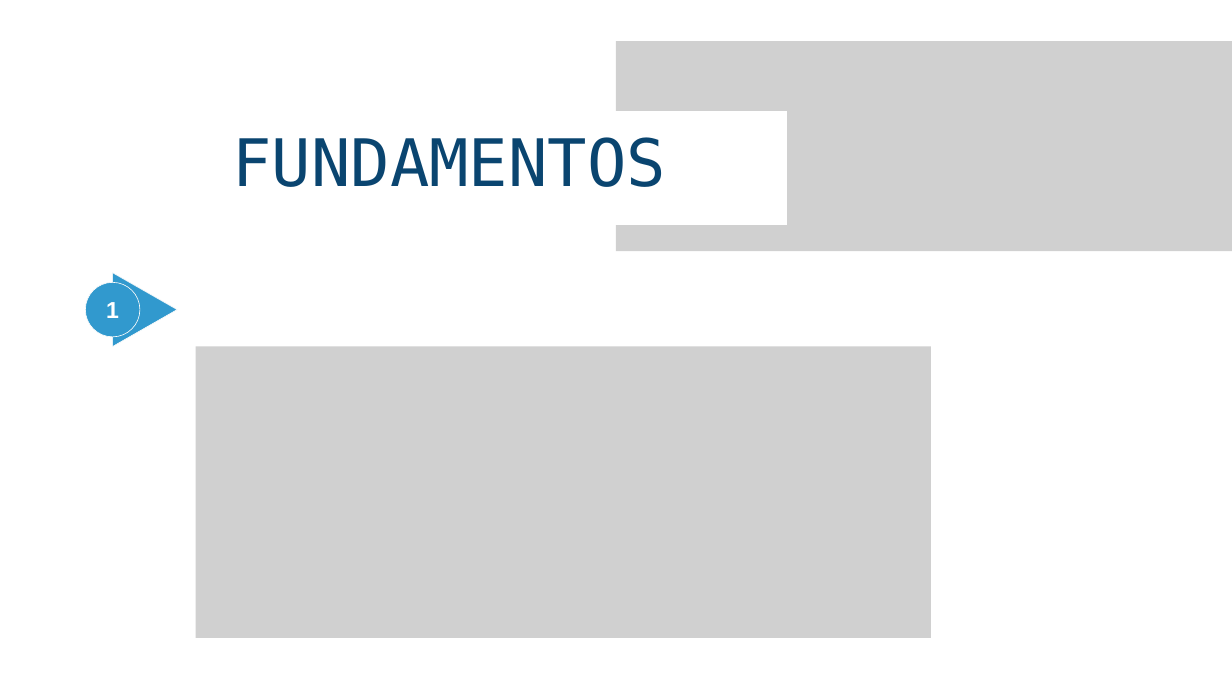
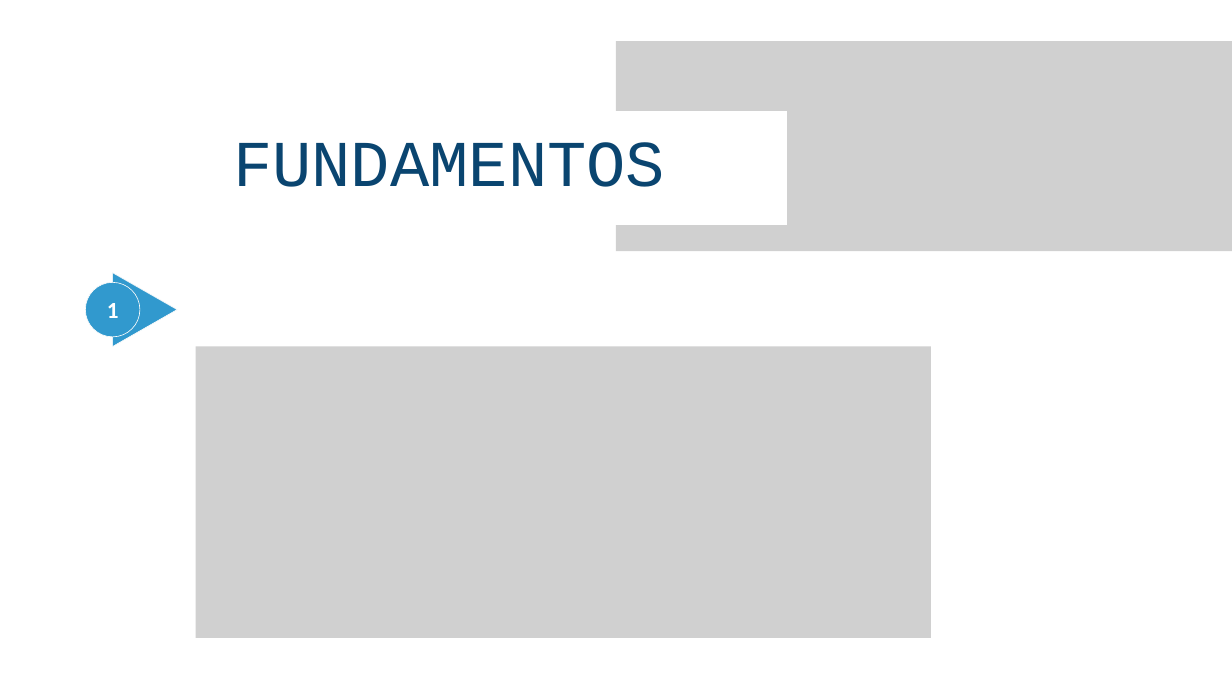
Before and after one commit to jair-ferreira-rodrigues-neto/seminario-grafos, a slide deck: slide 3 of docs/slides/Slides.pptx. Drawn at 1232x693 pixels with LibreOffice and Linux fonts; fonts in the diff are those of the drawing; grey boxes stand for pictures; background and template pictures are left out. Boxes give left, top, right and bottom in pixels: in the first picture for what was removed or moved away, otherwise in the second. Text is boxed around its words. In the diff, an @@ line names an element or a change of style, - is before the commit and + after.

```diff
--- a/docs/slides/Slides.pptx
+++ b/docs/slides/Slides.pptx
@@ text "FUNDAMENTOS" at (233, 142, 665, 187): font DejaVu Sans Mono to Courier New @@
@@ text "1" at (107, 303, 119, 318): font Arial to Calibri @@
```
Also in this commit, not shown: 25 other slides changed, 1 other file.
